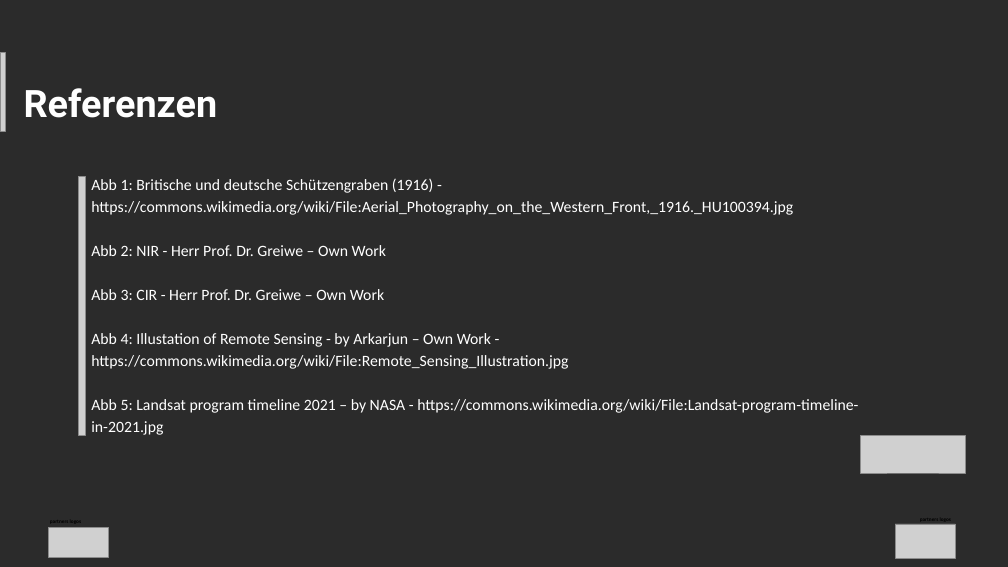
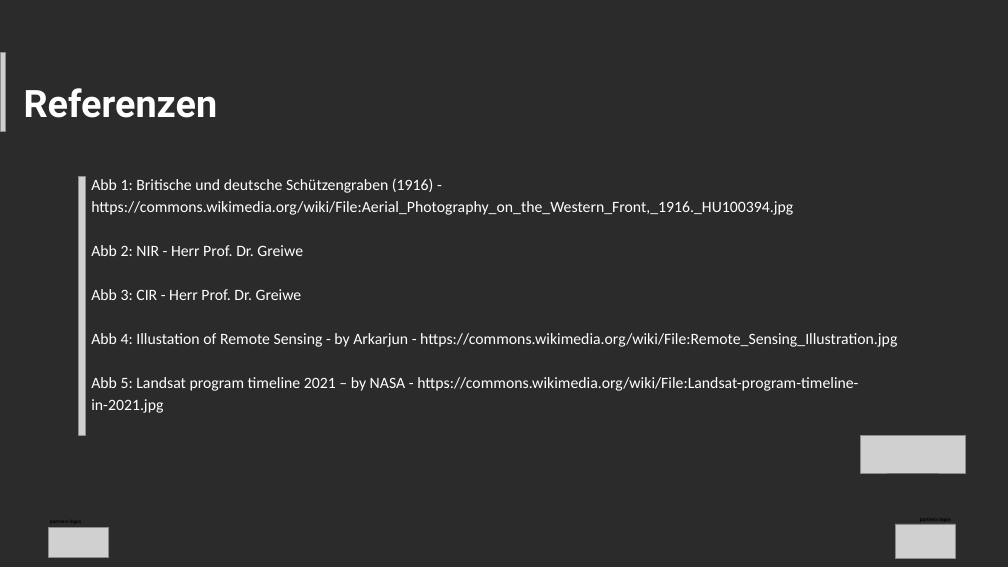
Before and after one commit to oer4sdi/OER-Fernerkundung, a slide deck: slide 18 of Single_Learning_Element/Powerpoint/Einführung/Einfuerung.pptx. Drawn at 1008x567 pixels with LibreOffice and Linux fonts; fonts in the diff are those of the drawing; grey boxes stand for pictures; background and template pictures are left out; a plain dark background stands for a picture behind light text. Boxes give left, top, right and bottom in pixels: in the first picture for what was removed or moved away, otherwise in the second. Text is boxed around its words. In the diff, an @@ line names an element or a change of style, - is before the commit and + after.

```diff
--- a/Single_Learning_Element/Powerpoint/Einführung/Einfuerung.pptx
+++ b/Single_Learning_Element/Powerpoint/Einführung/Einfuerung.pptx
@@ text at (x1=91, y1=245, x2=897, y2=347): text changed @@
-Abb 2: NIR - Herr Prof. Dr. Greiwe – Own Work
-Abb 3: CIR - Herr Prof. Dr. Greiwe – Own Work
-Abb 4: Illustation of Remote Sensing - by Arkarjun – Own Work - https://commons.wikimedia.org/wiki/File:Remote_Sensing_Illustration.jpg
+Abb 2: NIR - Herr Prof. Dr. Greiwe
+Abb 3: CIR - Herr Prof. Dr. Greiwe
+Abb 4: Illustation of Remote Sensing - by Arkarjun - https://commons.wikimedia.org/wiki/File:Remote_Sensing_Illustration.jpg
```
Also in this commit, not shown: 1 other slide changed, 15 other files.
